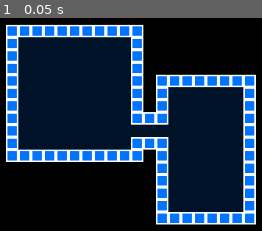
Above: before the commit, frame 1.
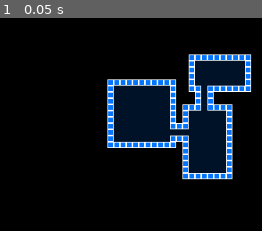
Above: after the commit, the same moment.

Repository: ollelogdahl/godotjam
Game: Godot game, scene res://Scenes/main.tscn
Same seed, same stepped clock (60 frames per second), same inputs: the game is played once before the commit and once after it.
Inputs:
- Up to frame 1 (0.05 s): no input

The runs differ from the first frame. In frame 1, 57% of the frame differs, in the area x 2-98%, y 2-98%.
Error after the commit: Invalid call to function 'new' in base 'GDScript'. Expected 0 arguments. (res://Scripts/dungeonGenerator.gd:77)

Commit message:
dungeon + större camera

Diff:
--- a/Scenes/main.tscn
+++ b/Scenes/main.tscn
@@ -7,7 +7,6 @@
 [node name="Camera2D" type="Camera2D" parent="."]
 position = Vector2( 130, 70 )
 current = true
-zoom = Vector2( 0.5, 0.5 )
 
 [node name="world" type="Node2D" parent="."]
 
--- a/Scripts/dungeonGenerator.gd
+++ b/Scripts/dungeonGenerator.gd
@@ -4,9 +4,19 @@
 # var a = 2
 # var b = "text"
 
-# temporär lösning
 onready var dungeonTilesetRes = preload("res://ResourceObjects/dungeonTileset.tres")
 onready var parent = get_parent()
+
+var dungeonRoom = preload("res://Scripts/dungeonRoomClass.gd")
+
+var dungeonSize = 100
+var roomCount = 12
+
+var initialSize = 40
+var roomMean = 8
+var roomStdev = 4
+
+var rng = RandomNumberGenerator.new()
 
 # Called when the node enters the scene tree for the first time.
 func _ready():
@@ -20,7 +30,9 @@
 # Genererar tilemapen
 func generate():
 	# generera seed
-	var mapSeed = randi()
+	rng.randomize()
+	var mapSeed = rng.randi()
+	rng.seed = mapSeed
 
 	# Skapa en ny node TileMap för denna dungeon
 	var tileMap = TileMap.new()
@@ -35,9 +47,39 @@
 	print("Dungeon " + tileMap.name + " init..")
 
 	# börja generera dungeon
+
+	# exempel
 	createRoom(0, 0, 10, 10, tileMap)
 	createRoom(12, 4, 7, 11, tileMap)
+	createRoom(13, -4, 9, 5, tileMap)
 	createCorridor(10, 8, 0, 3, tileMap)
+	createCorridor(15, 4, 1, 4, tileMap)
+
+	# generera rum
+	var rooms = []
+	#for i in range(roomCount):
+	#	var x = rng.randi() % dungeonSize
+	#	var y = rng.randi() % dungeonSize
+	#
+	#	var w = rng.randi_range(minRoomInitial, maxRoomInitial)
+	#	var h = rng.randi_range(minRoomInitial, maxRoomInitial)
+	#
+	#	createRoom(x, y, w, h, tileMap)
+
+	# skapar rum
+	for i in range(roomCount):
+		var x = rng.randi() % initialSize
+		var y = rng.randi() % initialSize
+
+		var w = rng.randfn(roomMean, roomStdev)
+		var h = rng.randfn(roomMean, roomStdev)
+
+		rooms.append( dungeonRoom.new(x, y, w, h) )
+
+	# förflyttar rum utåt tills inga längre kolliderar
+	for r in range(roomCount):
+
+		pass
 
 func createRoom(x, y, w, h, trg):
 	# skapa väggar
@@ -62,9 +104,9 @@
 		pass
 	elif d == 1: # U
 		for i in range(l):
-			trg.set_cell(x-1, y+i, 1) # övre vägg
-			trg.set_cell(x+1, y+i, 1) # nedre vägg
-			trg.set_cell(x  , y,   0) # golv
+			trg.set_cell(x-1, y-i, 1) # vänster vägg
+			trg.set_cell(x+1, y-i, 1) # höger vägg
+			trg.set_cell(x  , y-i, 0) # golv
 	elif d == 2: # V
 		for i in range(l):
 			trg.set_cell(x+i, y-1, 1) # övre vägg
--- /dev/null
+++ b/Scripts/dungeonRoomClass.gd
@@ -0,0 +1,11 @@
+class dungeonRoomClass:
+	var x
+	var y
+	var w
+	var h
+
+	func _init(_x, _y, _w, _h):
+		self.x = _x
+		self.y = _y
+		self.w = _w
+		self.h = _h
